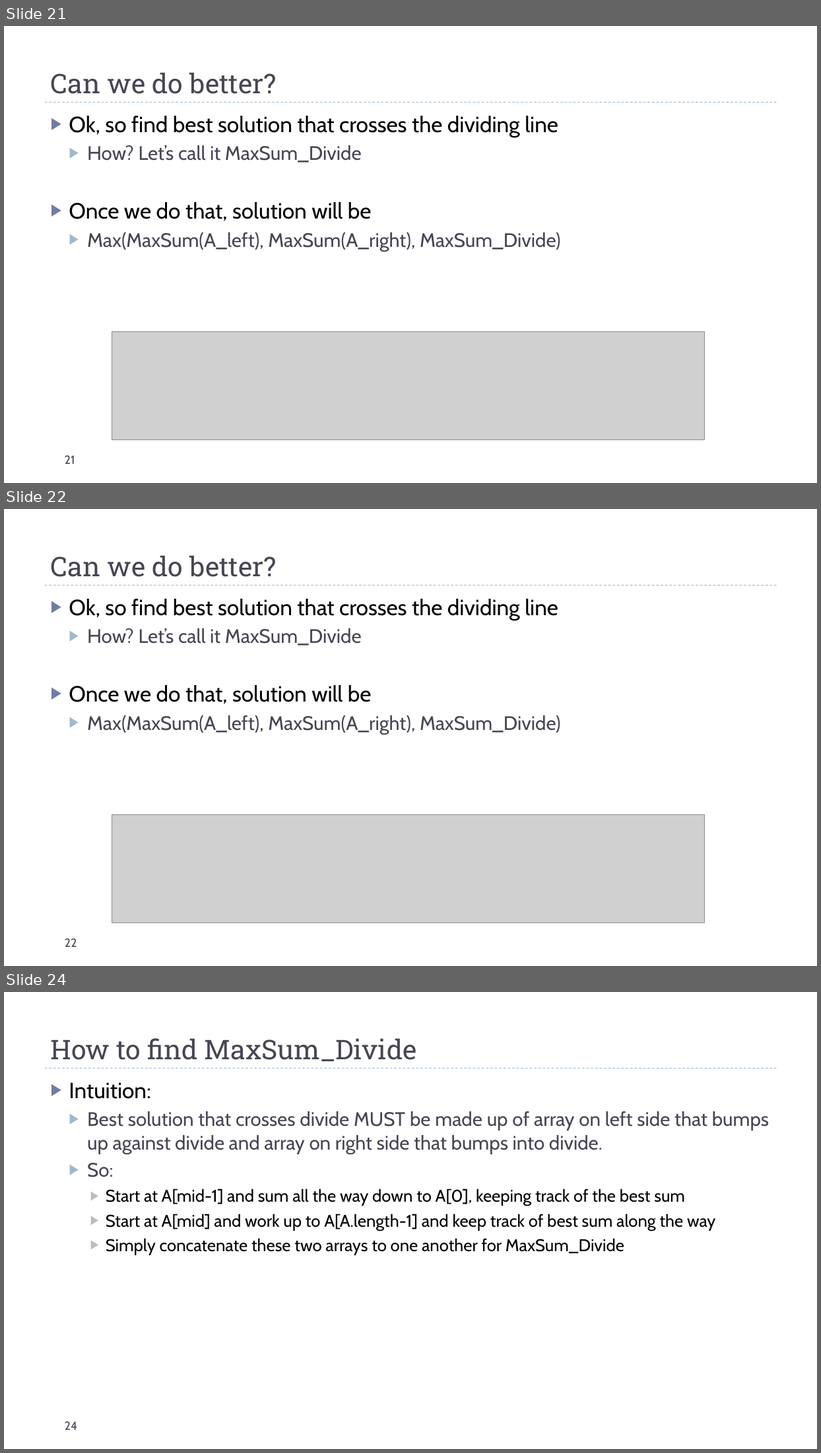
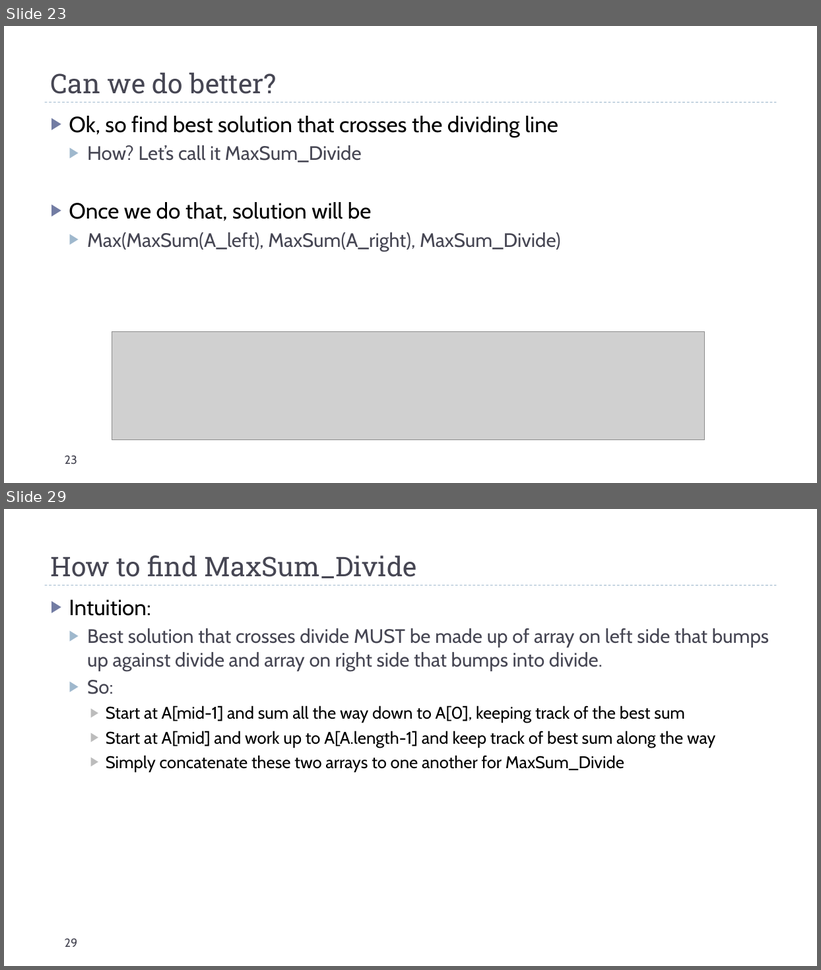
Before and after one commit to markfloryan/dsa2, a slide deck: slides/03-DivConIntro.pptx. Shown one above the other, each under a label of ours: slides 21, 22 and 24 before the commit, slides 23 and 29 after it; the slides between them are not shown. The pictures are 821x1453 and 821x970 pixels, drawn with LibreOffice and Linux fonts; fonts in the diff are those of the drawing; grey boxes stand for pictures. Boxes give left, top, right and bottom in pixels: in the first picture for what was removed or moved away, otherwise in the second. Text is boxed around its words. In the diff, an @@ line names an element or a change of style, - is before the commit and + after.

```diff
--- a/slides/03-DivConIntro.pptx
+++ b/slides/03-DivConIntro.pptx
@@ slide 22 removed at <box>4,509,817,966</box>, background #FFFFFF; not listed: 1 template element that a slide beside it also shows @@
@@ title removed at <box>51,555,277,577</box> @@
-Can we do better?
@@ text removed at <box>69,599,561,735</box> @@
-▶ Ok, so find best solution that crosses the dividing line
-  ▶ How? Let’s call it MaxSum_Divide
-▶ Once we do that, solution will be
-  ▶ Max(MaxSum(A_left), MaxSum(A_right), MaxSum_Divide)
@@ picture removed at <box>112,815,704,923</box> @@
@@ page number removed at <box>65,939,77,947</box> @@
-22
@@ what was slide 21 is now slide 23 @@
@@ page number at <box>65,456,77,464</box>: text changed @@
-21
+23
@@ what was slide 24 is now slide 29 @@
@@ page number at <box>65,939,78,947</box>: text changed @@
-24
+29
```
Also in this commit, not shown: 2 slides changed, 6 slides added, 3 other files.
